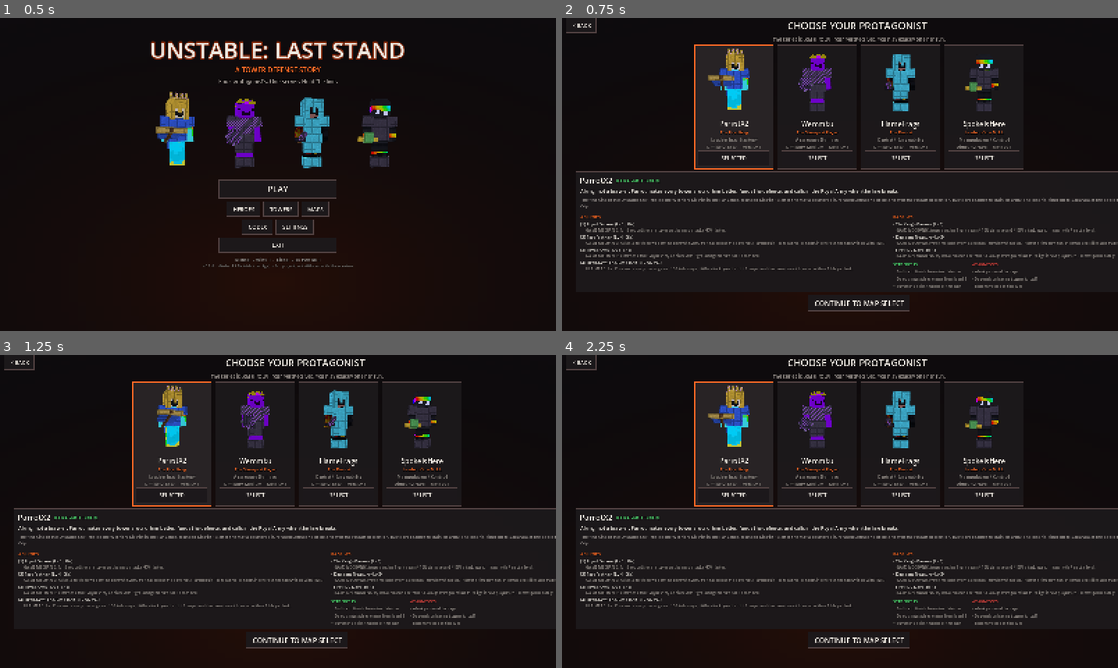
Above: before the commit, frames 1-4 (two rows, left to right).
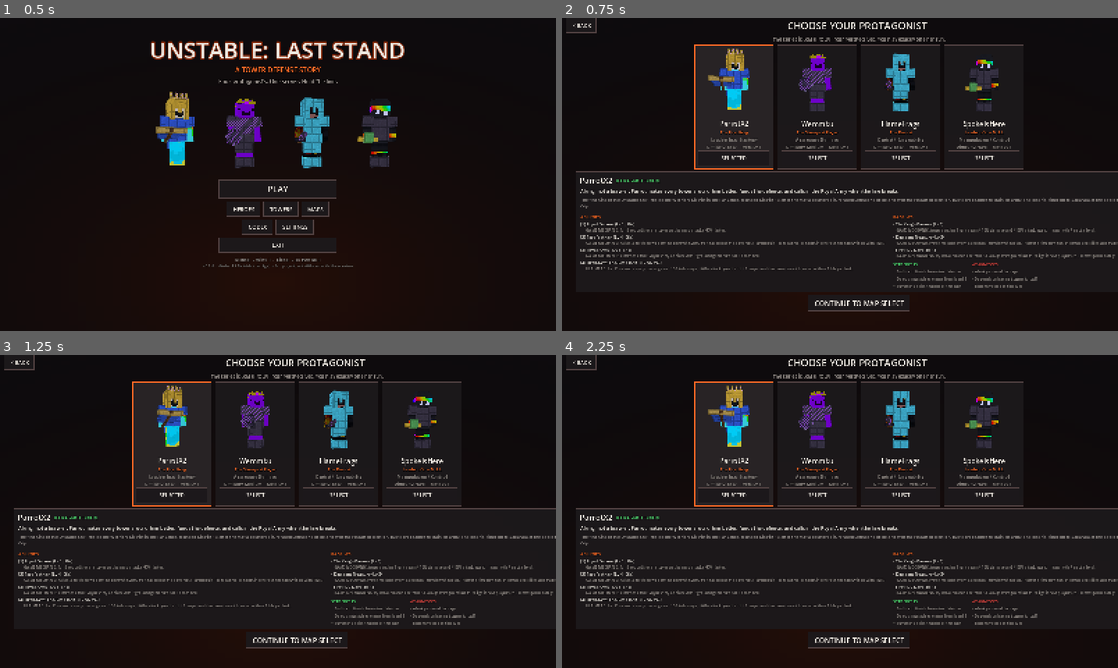
Above: after the commit, the same moments.

Repository: Poezeloezewoefke1/game
Game: Godot game, scene res://scenes/main.tscn
Two runs of this game, one before a commit and one after it. Both use one fixed random seed, a clock stepped at 60 frames per second and the inputs below.
Inputs:
- Up to frame 1 (0.5 s): no input
- Up to frame 2 (0.75 s): click "PLAY" at 0.5 s
- Up to frame 3 (1.25 s): no input
- Up to frame 4 (2.25 s): click "CONTINUE TO MAP SELECT" at 1.25 s; click "< BACK" at 2 s

Frame 1 is identical in both runs. In frame 2, 0.3% of the frame differs, in the area x 26-78%, y 9-30%; in frame 3, 0.3%; in frame 4, 0.6%, in the area x 26-79%, y 9-30%.

Commit message:
Draw characters larger on the board, and stop audio perturbing gameplay RNG
Framing a whole 2D board puts the camera far enough back that a 1.8-unit
character is about twenty pixels tall — present, but not readable, which is what
"i cant see the enemys" was about. Characters are now drawn at 2.8x their world
size, the way board-style tower defence games keep units legible against a map
they are hugely out of scale with. It is presentation only: hitboxes, ranges and
paths stay in world units, and one shared GameState.unit_display_scale keeps
enemies, towers, hero and summons consistent.

Verifying that scale changed nothing else turned up a real bug. Two *concurrent*
runs of one build at one seed diverged — identical through wave 23, apart at
wave 24 — even with the fixed timestep from the previous commit. AudioMgr
throttles sound effects on wall-clock time, and a sound that got through the
throttle drew randf_range for pitch variation from the *global* RNG, which is
the same stream Tower's muzzle jitter and Hero's kill_mark passive drew from.
How many sounds happened to play therefore shifted gameplay randomness.

AudioMgr now has its own RandomNumberGenerator and the two gameplay draws moved
to the seeded stream, so no gameplay randomness comes from the global RNG at
all. Two concurrent runs under deliberate CPU contention now produce
byte-identical output.

The sim's variable-timestep detector also no longer false-positives on the first
frame, which reports a zero delta.

Balance re-measured on the shipping build now that the harness is trustworthy:
four wins from five seeds, Saparata killed in every win, wins ending on 13-75
lives, the single loss on wave 24 of 25.

2217 assertions pass.

Co-Authored-By: Claude Opus 5 <noreply@anthropic.com>
Claude-Session: https://claude.ai/code/session_018DD9a8v2AgDb5UqR6iJNkw

Diff:
--- a/scripts/core/audio_manager.gd
+++ b/scripts/core/audio_manager.gd
@@ -11,6 +11,11 @@
 var _sfx_3d_players: Array[AudioStreamPlayer3D] = []
 var _cache: Dictionary = {}
 var current_music: String = ""
+## Audio has its own random stream on purpose. Pitch variation used to draw from the global RNG, and
+## the draw only happened when the wall-clock cooldown below let a sound through — so how many sounds
+## played perturbed the sequence that towers and hero passives drew from. Two identical runs of the
+## balance simulation diverged at wave 24 because of it.
+var _rng := RandomNumberGenerator.new()
 var _sfx_cooldowns: Dictionary = {}
 
 func _ready() -> void:
@@ -100,7 +105,7 @@
 		if not p.playing:
 			p.stream = stream
 			p.volume_db = volume_db
-			p.pitch_scale = 1.0 + randf_range(-pitch_variation, pitch_variation)
+			p.pitch_scale = 1.0 + _rng.randf_range(-pitch_variation, pitch_variation)
 			p.play()
 			return
 
@@ -117,6 +122,6 @@
 			p.stream = stream
 			p.global_position = position
 			p.volume_db = volume_db
-			p.pitch_scale = 1.0 + randf_range(-pitch_variation, pitch_variation)
+			p.pitch_scale = 1.0 + _rng.randf_range(-pitch_variation, pitch_variation)
 			p.play()
 			return
--- a/scripts/core/game_controller.gd
+++ b/scripts/core/game_controller.gd
@@ -55,6 +55,7 @@
 	map_builder = MapBuilder.new()
 	add_child(map_builder)
 	path = map_builder.build(map_def)
+	GameState.unit_display_scale = MapBuilder.FLAT_UNIT_SCALE if map_builder.flat_board else 1.0
 	vfx = Node3D.new()
 	add_child(vfx)
 
--- a/scripts/core/game_state.gd
+++ b/scripts/core/game_state.gd
@@ -14,6 +14,12 @@
 var game_speed: float = 1.0
 var paused: bool = false
 var run_active: bool = false
+## How much larger characters are drawn than their world size. A flat board is framed so the whole
+## map is on screen, which puts the camera far enough back that a 1.8-unit character is about twenty
+## pixels tall — visible, but not readable. Drawing units out of scale with the map is how board-style
+## tower defence games keep them legible; it is presentation only and changes no hitbox, range or
+## path, all of which stay in world units.
+var unit_display_scale: float = 1.0
 var run_stats: Dictionary = {}
 var selected_tower_loadout: Array[String] = []
 
--- a/scripts/enemies/enemy_manager.gd
+++ b/scripts/enemies/enemy_manager.gd
@@ -750,7 +750,7 @@
 		if n == 0:
 			continue
 		var d: Dictionary = defs[g["def_idx"]]
-		var scale := float(d.get("scale", 1.0))
+		var scale := float(d.get("scale", 1.0)) * GameState.unit_display_scale
 		var tint: Color = _faction_tint()
 		for k in n:
 			var slot: int = slots[k]
--- a/scripts/heroes/hero.gd
+++ b/scripts/heroes/hero.gd
@@ -72,6 +72,7 @@
 	manager = mgr
 	visual = MinecraftCharacter.new()
 	add_child(visual)
+	visual.scale = Vector3.ONE * GameState.unit_display_scale
 	visual.setup(SkinLibrary.get_skin(String(def.get("character", id))), def.get("armor", {}), String(def.get("weapon", "")))
 	visual.attack_style = String(def.get("attack_style", "slash"))
 	visual.attack_hit.connect(_on_attack_hit)
@@ -304,7 +305,7 @@
 				for other in enemies.query_range(at, float(e.get("radius", 2.4))):
 					enemies.damage(other, float(e.get("damage", 100.0)), "explosive", 0.4, hero_id)
 			"kill_mark":
-				if randf() < float(e.get("chance", 0.2)):
+				if enemies.rng.randf() < float(e.get("chance", 0.2)):
 					var at2 := enemies.unit_position(slot)
 					for other in enemies.query_range(at2, float(e.get("radius", 3.5))):
 						enemies.apply_slow(other, 0.8, float(e.get("duration", 4.0)))
--- a/scripts/heroes/hero_summon.gd
+++ b/scripts/heroes/hero_summon.gd
@@ -29,7 +29,7 @@
 	visual.attack_hit.connect(_on_hit)
 	visual.play("idle")
 	visual.set_emission(Color(0.4, 0.8, 1.0), 0.4)
-	scale = Vector3(0.92, 0.92, 0.92)
+	scale = Vector3(0.92, 0.92, 0.92) * GameState.unit_display_scale
 
 func _process(delta: float) -> void:
 	life -= delta
--- a/scripts/maps/map_builder.gd
+++ b/scripts/maps/map_builder.gd
@@ -5,6 +5,8 @@
 ## structures costs a few draw calls rather than thousands of nodes.
 
 const BLOCK := 1.0
+## Character draw scale on a flat board. See GameState.unit_display_scale for why it is not 1.
+const FLAT_UNIT_SCALE := 2.8
 
 ## When true the map is painted as a single flat 2D board (see _build_flat_board); when false it is
 ## extruded into the original voxel world. Flat is the shipping look: a 2D map with 3D characters.
--- a/scripts/towers/tower.gd
+++ b/scripts/towers/tower.gd
@@ -70,6 +70,7 @@
 	targeting = String(def.get("targeting", "first"))
 	visual = MinecraftCharacter.new()
 	add_child(visual)
+	visual.scale = Vector3.ONE * GameState.unit_display_scale
 	recompute_stats()
 	visual.setup(SkinLibrary.get_skin(String(def.get("character", id))), armor_set, weapon)
 	visual.attack_style = attack_style
@@ -348,7 +349,8 @@
 		var p := _payload()
 		p["damage"] = float(p["damage"]) * mult
 		for i in extra:
-			projectiles.fire(projectile_kind, muzzle + Vector3(randf_range(-0.6, 0.6), 0, randf_range(-0.6, 0.6)), slot, p)
+			projectiles.fire(projectile_kind, muzzle + Vector3(
+				enemies.rng.randf_range(-0.6, 0.6), 0, enemies.rng.randf_range(-0.6, 0.6)), slot, p)
 	_pending_shots = 0
 	AudioMgr.play_sfx_at(_attack_sfx(), global_position, -8.0, 0.12, 0.05)
 
--- a/tests/balance_sim.gd
+++ b/tests/balance_sim.gd
@@ -168,6 +168,8 @@
 func _check_fixed_timestep(delta: float) -> void:
 	if _warned_variable_step:
 		return
+	if delta <= 0.0:
+		return                       # the first frame reports a zero delta; it is not a step
 	if _step_seen < 0.0:
 		_step_seen = delta
 		return
Not shown, changed: docs/TEST_REPORT.md
